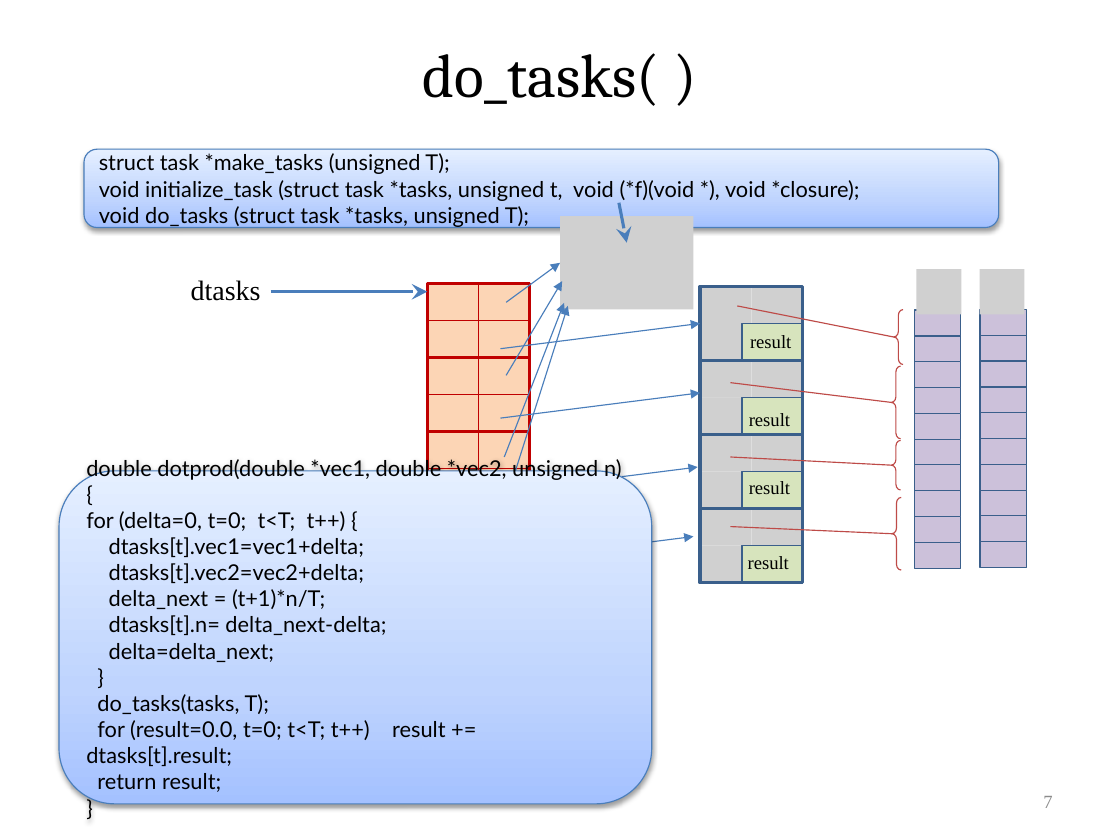
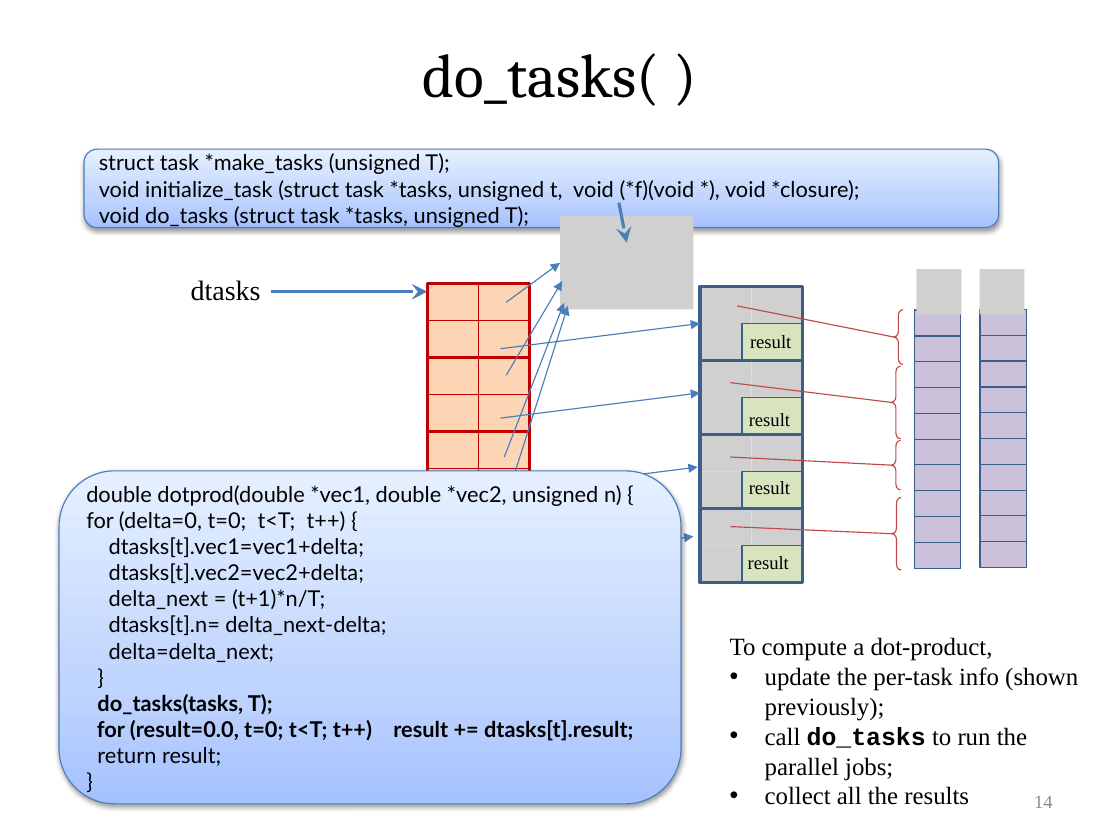
Before and after one commit to VeriNum/pardotprod, a slide deck: slide 14 of doc/Parallel Dot Product.pptx (slide 7 before the commit). Drawn at 1120x840 pixels with LibreOffice and Linux fonts; fonts in the diff are those of the drawing; grey boxes stand for pictures. Boxes give left, top, right and bottom in pixels: in the first picture for what was removed or moved away, otherwise in the second. Text is boxed around its words. In the diff, an @@ line names an element or a change of style, - is before the commit and + after.

```diff
--- a/doc/Parallel Dot Product.pptx
+++ b/doc/Parallel Dot Product.pptx
@@ rounded rectangle "double dotprod(double *vec1, double *vec2, ...": place and size @@
-rounded rectangle "double dotprod(double *vec1, double *vec2, ..." at [59,470,652,803]
+rounded rectangle "double dotprod(double *vec1, double *vec2, ..." at [59,470,681,803]
@@ text added at [730,637,1078,805], 16 pt, text #000000 @@
+To compute a dot-product,
+• update the per-task info (shown previously);
+• call do_tasks to run the parallel jobs;
+• collect all the results
@@ text in rounded rectangle at [97,694,634,741]: bold on in "do_tasks(tasks, T);", "for (result=0.0, t=0; t<T; t++) result += ..." @@
@@ page number at [1034,796,1053,808]: text changed @@
-7
+14
```
Also in this commit, not shown: 24 other slides changed, 19 slides added, 2 slides removed, 1 other file.
